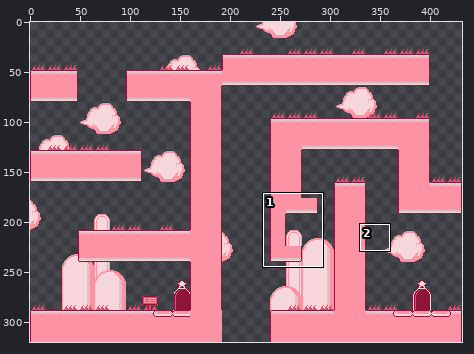
Two states of a sprite sheet, public/level-2.png. The picture above shows the old version from afar; the outline marks the close-up.
Close-up. Before the edit:
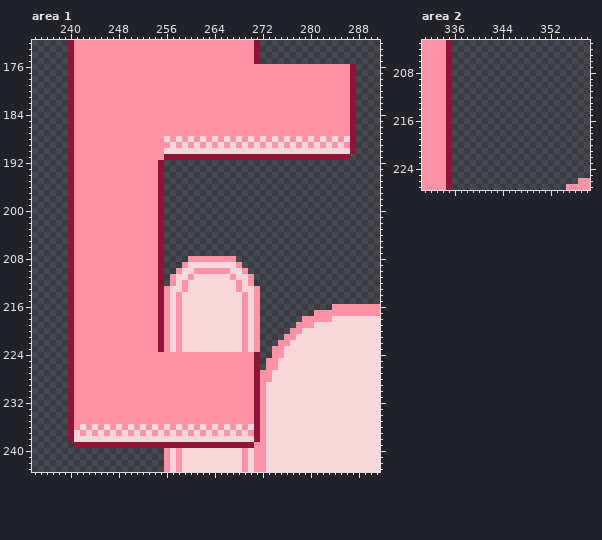
The file is 432x320 pixels. Shown: area 1: x 234..291, y 172..243; area 2: x 331..358, y 203..227. The commit also changed other parts of the picture, which this record leaves out.
Once edited:
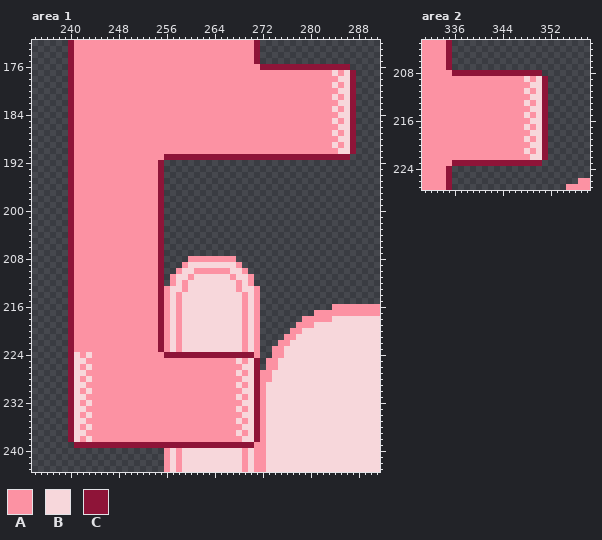
Palette (. is transparent): A #fc92a3  B #f7d7db  C #8e1438
What changed:
Area 1:
Colour A replaces colour B in row 188 at x 256, 258, 260, 262, 264, 266, 268, 270, 272, 274, 276, 278, 280, 282 and 284; in row 189 at x 257, 259, 261, 263, 265, 267, 269, 271, 273, 275, 277, 279, 281, 283 and 285; in row 190 at x 256 to 284; in row 236 at x 242, 244, 246, 248, 250, 252, 254, 256, 258, 260, 262, 264, 266 and 268; in row 237 at x 243, 245, 247, 249, 251, 253, 255, 257, 259, 261, 263, 265, 267 and 269; in row 238 at x 242 and 244 to 268.
Colour A replaces colour C in row 224 at x 271.
Colour B replaces colour A in row 177 at x 284 and 286; in row 178 at x 285 to 286; in row 179 at x 284 and 286; in row 180 at x 285 to 286; in row 181 at x 284 and 286; in row 182 at x 285 to 286.
Colour B replaces colour A in row 183 at x 284 and 286; in row 184 at x 285 to 286; in row 185 at x 284 and 286; in row 186 at x 285 to 286; in row 187 at x 284 and 286; in row 188 at x 285.
Colour B replaces colour A in row 189 at x 284 and 286; in row 224 at x 241 and 243; in row 225 at x 241 to 242, 268 and 270; in row 226 at x 241, 243 and 269 to 270; in row 227 at x 241 to 242, 268 and 270; in row 228 at x 241, 243 and 269 to 270.
Colour B replaces colour A in row 229 at x 241 to 242, 268 and 270; in row 230 at x 241, 243 and 269 to 270; in row 231 at x 241 to 242, 268 and 270; in row 232 at x 241, 243 and 269 to 270; in row 233 at x 241 to 242, 268 and 270; in row 234 at x 241, 243 and 269 to 270.
Colour B replaces colour A in row 235 at x 241 to 242, 268 and 270; in row 236 at x 241, 243 and 269; in row 237 at x 242, 268 and 270.
Colour C replaces colour A in row 176 at x 272 to 286; in row 224 at x 256 to 270.
Colour C is removed in row 176 at x 287.
Area 2:
Colour A is added in row 209 at x 336 to 347 and 349; in row 210 at x 336 to 348; in row 211 at x 336 to 347 and 349; in row 212 at x 336 to 348; in row 213 at x 336 to 347 and 349; in row 214 at x 336 to 348.
Colour A is added in row 215 at x 336 to 347 and 349; in row 216 at x 336 to 348; in row 217 at x 336 to 347 and 349; in row 218 at x 336 to 348; in row 219 at x 336 to 347 and 349; in row 220 at x 336 to 348.
Colour A is added in row 221 at x 336 to 347 and 349; in row 222 at x 336 to 348.
Colour A replaces colour C in rows 208 to 223 at x 335.
Colour B is added in row 209 at x 348 and 350; in row 210 at x 349 to 350; in row 211 at x 348 and 350; in row 212 at x 349 to 350; in row 213 at x 348 and 350; in row 214 at x 349 to 350.
Colour B is added in row 215 at x 348 and 350; in row 216 at x 349 to 350; in row 217 at x 348 and 350; in row 218 at x 349 to 350; in row 219 at x 348 and 350; in row 220 at x 349 to 350.
Colour B is added in row 221 at x 348 and 350; in row 222 at x 349 to 350.
Colour C is added in row 208 at x 336 to 350; in rows 209 to 222 at x 351; in row 223 at x 336 to 350.
